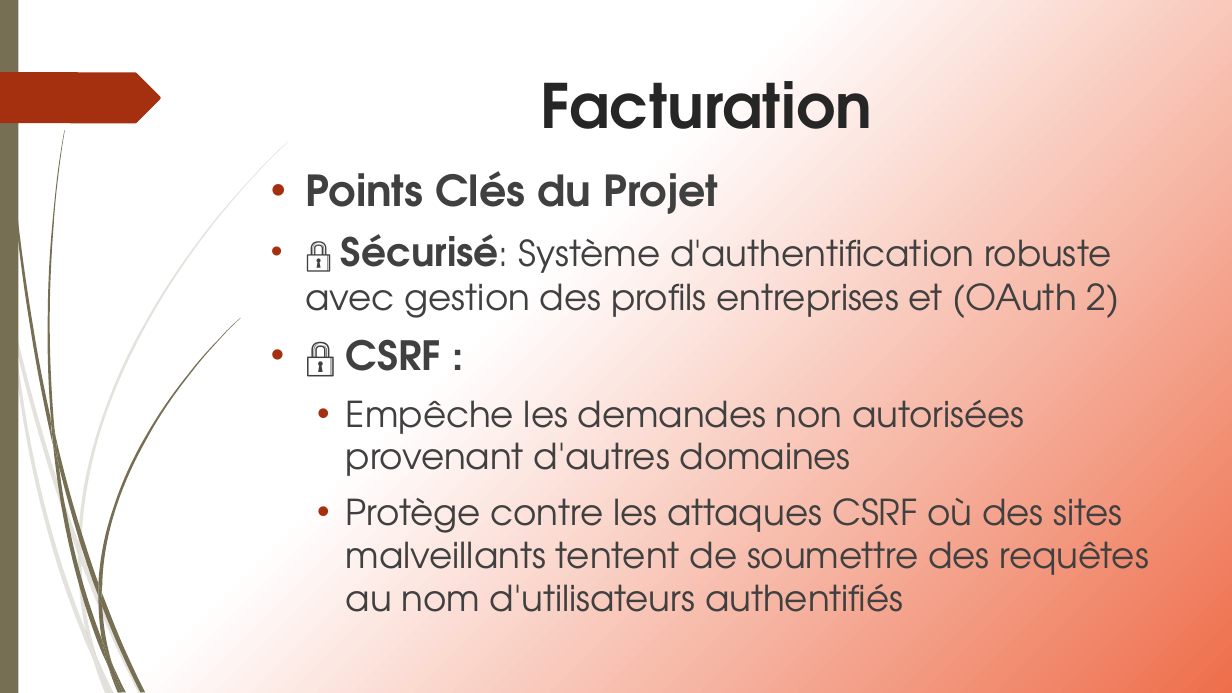
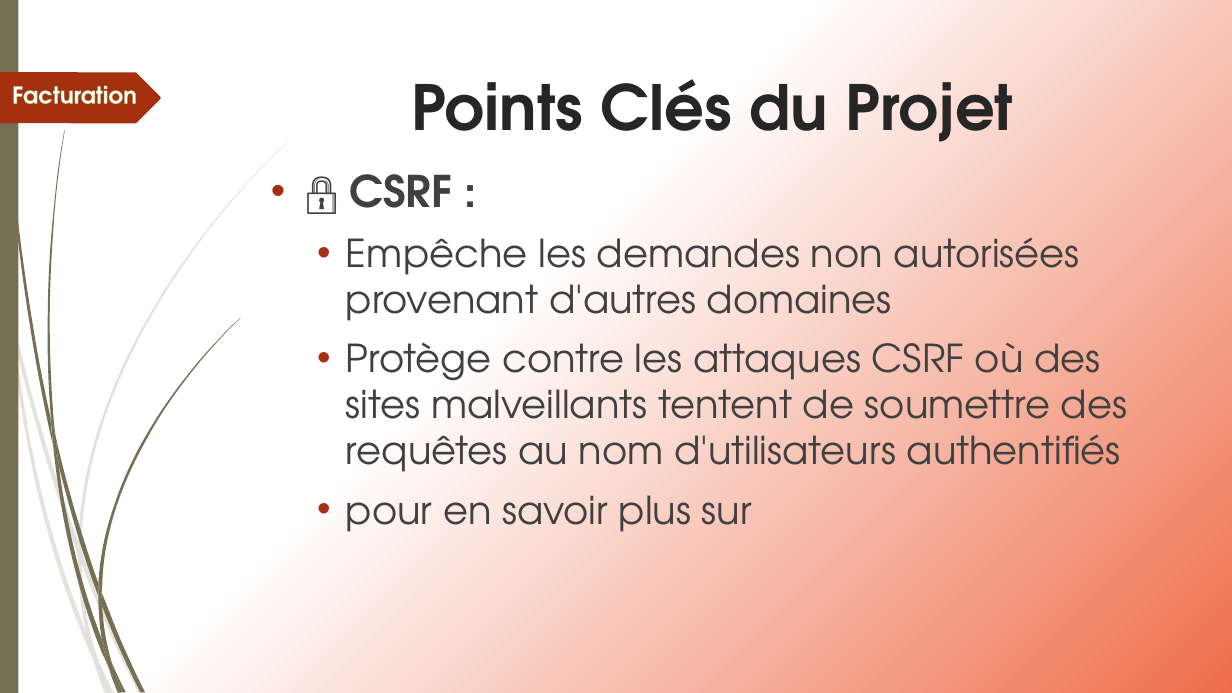
Before and after one commit to ameerchand30/Facturation, a slide deck: slide 8 of Facturation.pptx (slide 4 before the commit). Drawn at 1232x693 pixels with LibreOffice and Linux fonts; fonts in the diff are those of the drawing. Boxes give left, top, right and bottom in pixels: in the first picture for what was removed or moved away, otherwise in the second. Text is boxed around its words. In the diff, an @@ line names an element or a change of style, - is before the commit and + after.

```diff
--- a/Facturation.pptx
+++ b/Facturation.pptx
@@ text "Facturation": place and size @@
-text "Facturation" at <box>541,81,872,129</box>
+text "Facturation" at <box>12,85,137,104</box>
@@ text "Facturation" at <box>12,85,137,104</box>: size 47.7 to 18 pt, text colour #262626 to #FFFFFF, letter outline none to #92AA4C 0.8 pt; alignment centre to left @@
@@ title added at <box>411,79,1013,142</box>, 48.6 pt, text #262626, bold @@
+Points Clés du Projet
@@ text at <box>306,171,1120,318</box>: paragraphs removed @@
-• Points Clés du Projet
-• 🔒 Sécurisé: Système d'authentification robuste avec gestion des profils entreprises et (OAuth 2)
@@ text at <box>346,174,1127,472</box>: size 29.6 to 32 pt in "🔒"; size 31.4 to 34 pt in "CSRF :"; size 27.8 to 30 pt in "Empêche les demandes non autorisées provenant d'autres ...", "Protège contre les attaques CSRF où des ..." @@
@@ text at <box>346,495,752,532</box>: paragraph added @@
+  • pour en savoir plus sur
```
Also in this commit, not shown: 24 other slides changed, 8 slides added, 1 slide removed, 2 other files.
